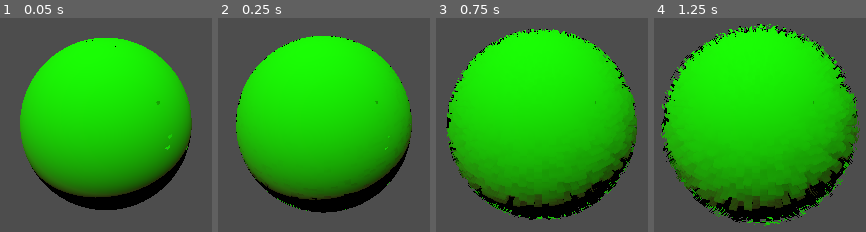
Above: before the commit, frames 1-4 (left to right).
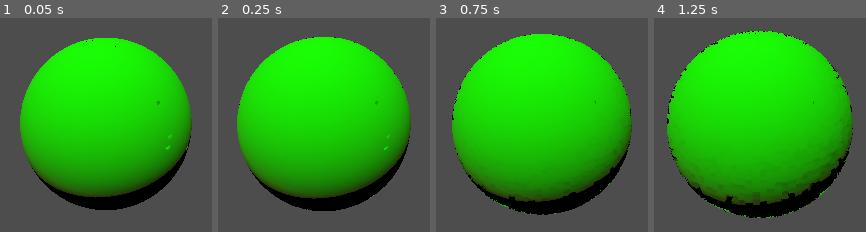
Above: after the commit, the same moments.

Repository: Neokoldstudio/shell-texturing
Game: Godot game, scene res://testScene.tscn
Two runs of this game, one before a commit and one after it. Both use one fixed random seed, a clock stepped at 60 frames per second and the inputs below.
Inputs:
- Up to frame 1 (0.05 s): no input
- Up to frame 2 (0.25 s): no input
- Up to frame 3 (0.75 s): no input
- Up to frame 4 (1.25 s): no input

Frame 1 is identical in both runs. In frame 2, 1.9% of the frame differs, in the area x 8-92%, y 8-92%; in frame 3, 9.5%, in the area x 4-95%, y 5-95%; in frame 4, 9.2%.

Commit message:
the shell instantiation is now operational

Diff:
--- a/instanciateShell.gd
+++ b/instanciateShell.gd
@@ -1,9 +1,9 @@
 @tool
 extends Node
 
-var _ShellCount = 16;
+var _ShellCount = 32;
 var _ShellLength = 1
-var density = 100.0
+var density = 1000.0
 var scene = preload("res://shells.tscn")
 # Called when the node enters the scene tree for the first time.
 func _ready():
Not shown: 2 places in shells.tscn that only renumber resources
